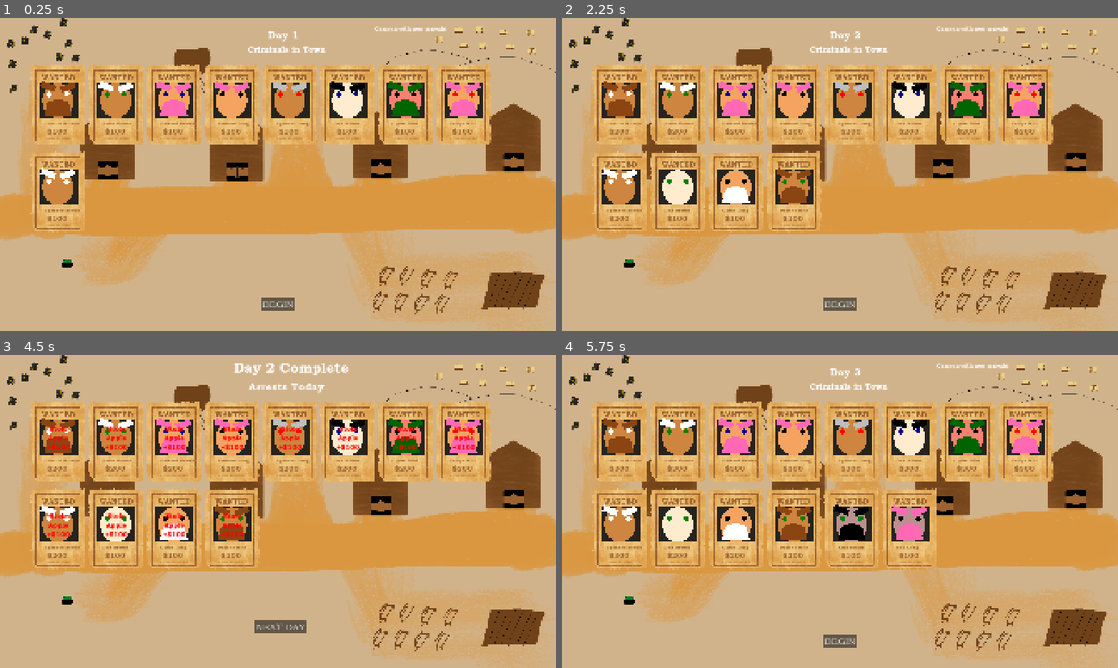
Above: before the commit, frames 1-4 (two rows, left to right).
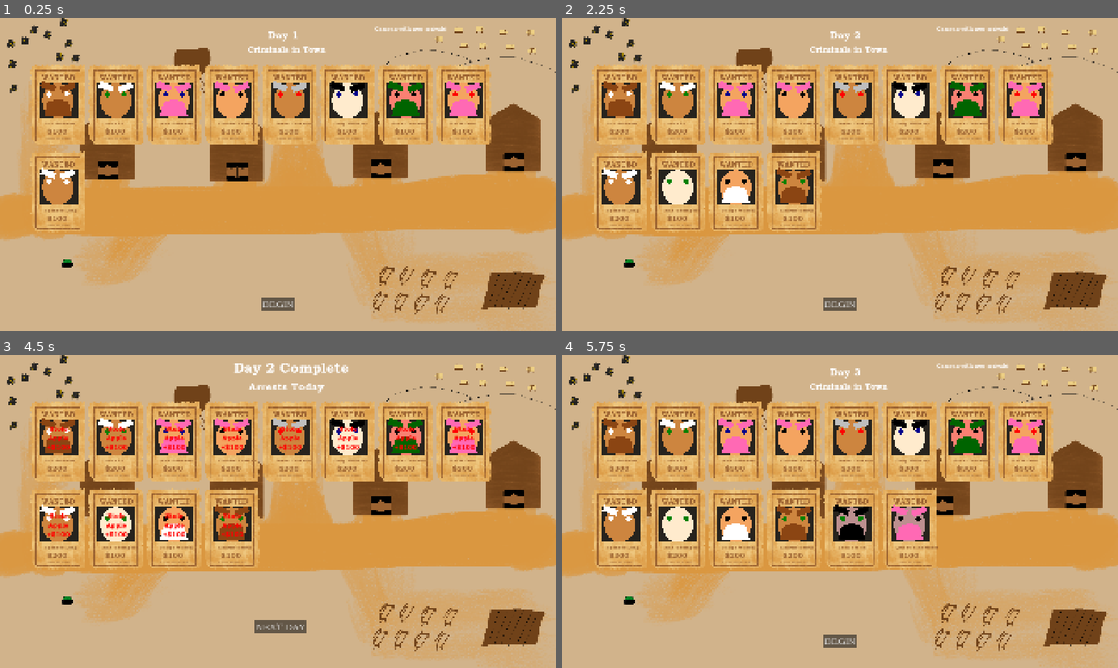
Above: after the commit, the same moments.

Repository: PeterMaidaRobot/Bounty-Game-Jam
Game: Godot game, scene res://main.tscn
The game is run twice, just before and just after one commit, with the same random seed, the same clock (stepped at 60 frames per second) and the same inputs.
Inputs:
- Up to frame 1 (0.25 s): no input
- Up to frame 2 (2.25 s): click "BEGIN" at 0.5 s; click "End Day" at 1.25 s; click "NEXT DAY" at 2 s
- Up to frame 3 (4.5 s): click "BEGIN" at 2.75 s; click "Buy Cell ($500)" at 3.5 s; click "End Day" at 4.25 s
- Up to frame 4 (5.75 s): click "NEXT DAY" at 5 s

The runs differ from the first frame. In frame 1, 0.1% of the frame differs, in the area x 9-86%, y 33-63%; in frame 2, 0.2%; in frame 3, 0.2%; in frame 4, 0.3%.

Commit message:
Added more names for the player

Diff:
--- a/person.gd
+++ b/person.gd
@@ -104,8 +104,8 @@
 enum FEATURE_TYPE { BODY, HEAD, MOUSTACHE, EYES, EYEBROWS }
 var feature_params = []
 
-const FIRST_NAME_OPTIONS = ["Alex", "Bob", "Charlie", "Clyde", "Dax", "Edward", "Felipe", "Greg", "Peter", "Spencer", "Zach"]
-const LAST_NAME_OPTIONS = ["Smith", "Long", "Wild", "Brown", "Wilson"]
+const FIRST_NAME_OPTIONS = ["Alex", "Bob", "Charlie", "Clyde", "Dax", "Edward", "Felipe", "Greg", "Hal", "Ian", "Jack", "Kent", "Lance", "Max", "Nick", "Owen", "Peter", "Quentin", "Spencer", "Zach"]
+const LAST_NAME_OPTIONS = ["Johnson", "Smith", "Li", "Clemson", "Short", "Long", "Wild", "Brown", "Wilson", "Williams", "Jones", "Garcia", "Moore", "Thomas", "Jackson", "Martinez", "Gonzales", "White", "Davis", "Thompson"]
 
 
 
